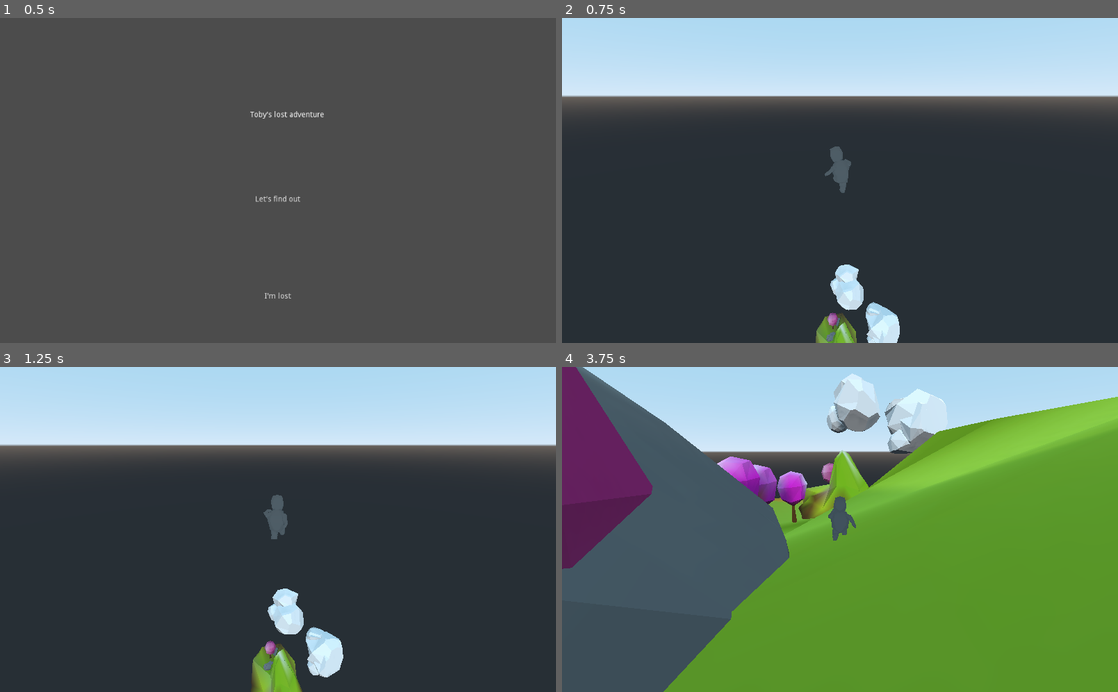
Above: before the commit, frames 1-4 (two rows, left to right).
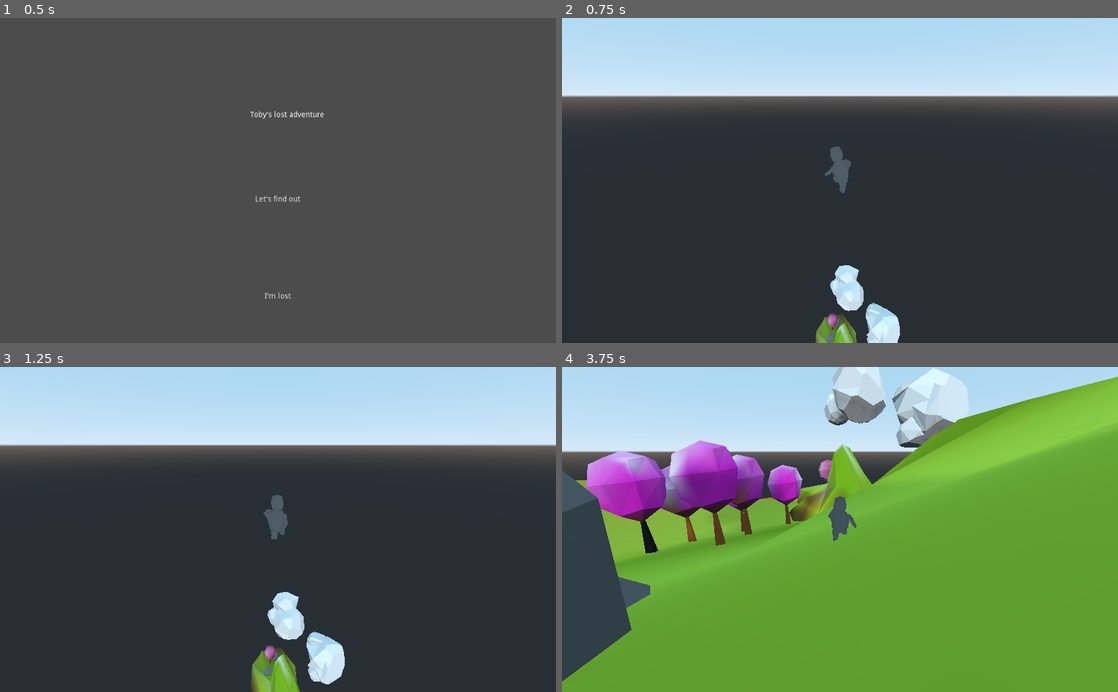
Above: after the commit, the same moments.

Repository: freskoulix/ggj-2021
Game: Godot game, scene res://scenes/RootScene.tscn
The game is run twice, just before and just after one commit, with the same random seed, the same clock (stepped at 60 frames per second) and the same inputs. Sound files missing from this copy of the repository are replaced by a short silence.
Inputs (mouse positions are in pixels of both pictures, inside the frame that each line leads up to):
- Up to frame 1 (0.5 s): no input
- Up to frame 2 (0.75 s): click "Let's find out" at 0.5 s
- Up to frame 3 (1.25 s): no input
- Up to frame 4 (3.75 s): move the mouse to (867, 529) at 1.27 s; hold W (move_forward) from 1.28 s (still down); tap Space (jump) at 1.52, 2.27 s; move the mouse to (812, 529) at 2.02 s; move the mouse to (851, 523) at 2.77 s; move the mouse to (834, 536) at 3.52 s

Frame 1 is identical in both runs. In frame 2, 0.2% of the frame differs, in the area x 45-61%, y 75-100%; in frame 3, 1.3%; in frame 4, 32%, in the area x 0-100%, y 0-100%.

Commit message:
VELOCITY 10

Diff:
--- a/scripts/Character.gd
+++ b/scripts/Character.gd
@@ -89,8 +89,8 @@
 	orientation *= root_motion
 
 	var h_velocity = orientation.origin / delta
-	velocity.x = h_velocity.x * 5
-	velocity.z = h_velocity.z * 5
+	velocity.x = h_velocity.x * 10
+	velocity.z = h_velocity.z * 10
 	velocity.x = lerp(velocity.x, 0, FRICTION)
 	velocity.z = lerp(velocity.z, 0, FRICTION)
 	velocity += gravity * delta
